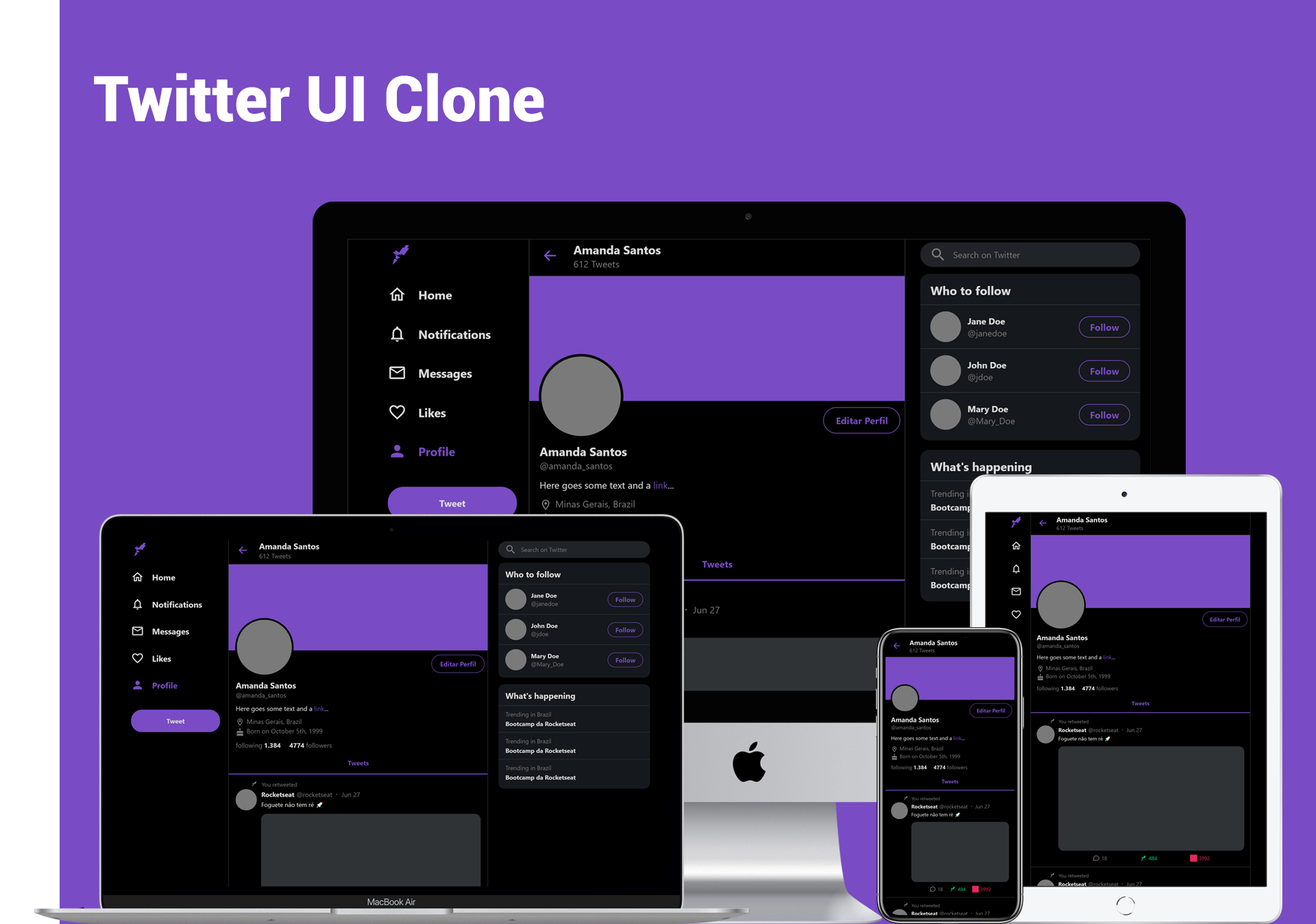
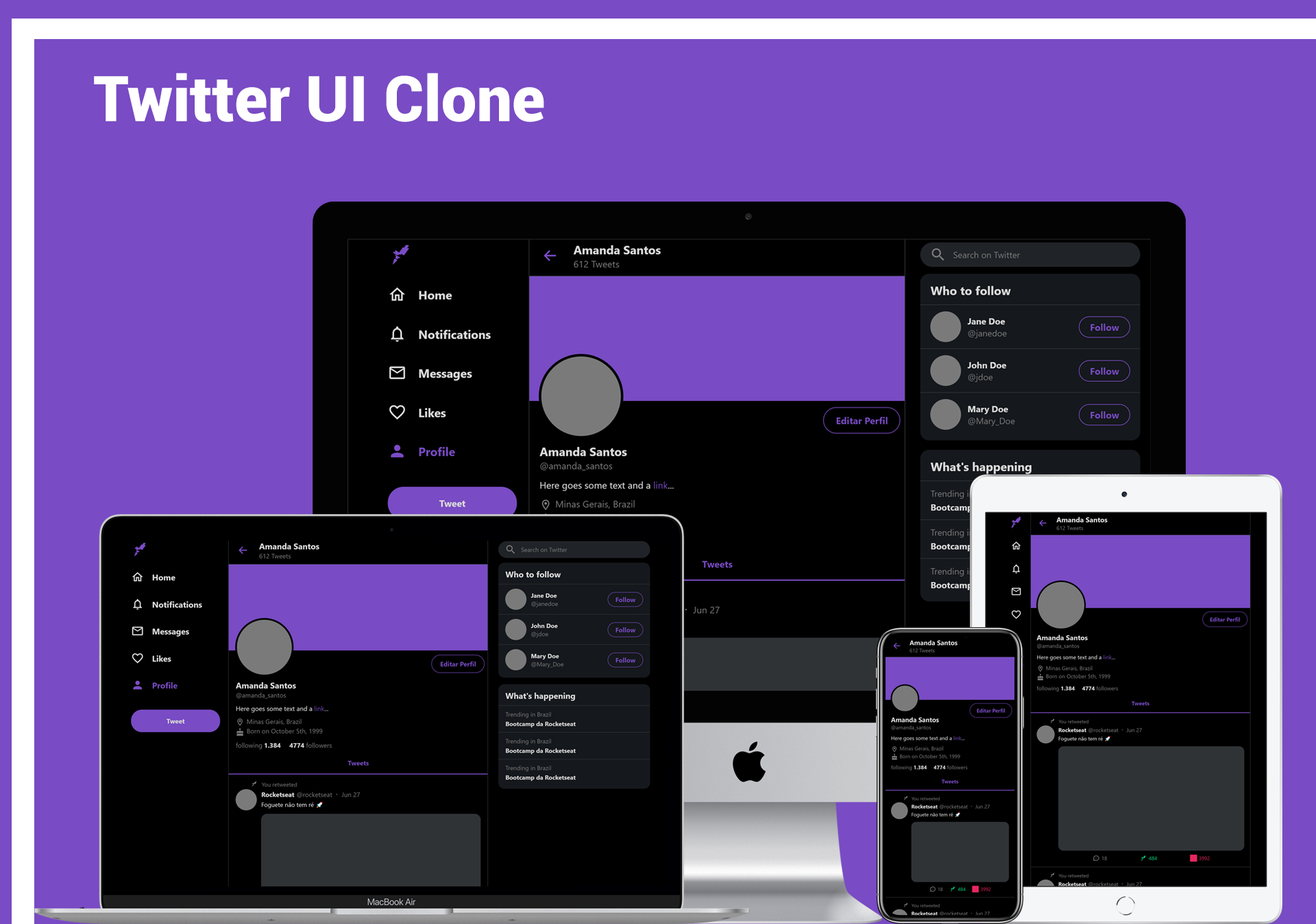
Layer changes from the first 1316 × 924 image to the second:
removed layer "Camada 1 copiar" over box(0, 0, 60, 924)
added layer "Retângulo 1" above "Camada 1" over box(59, 18, 1316, 40)
